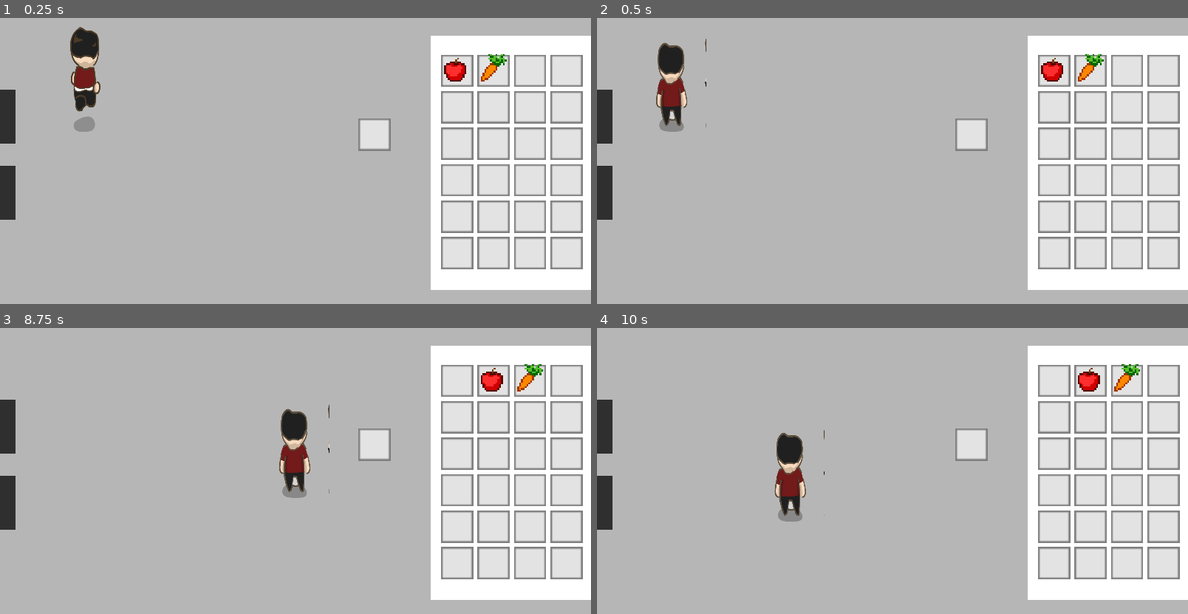
Above: before the commit, frames 1-4 (two rows, left to right).
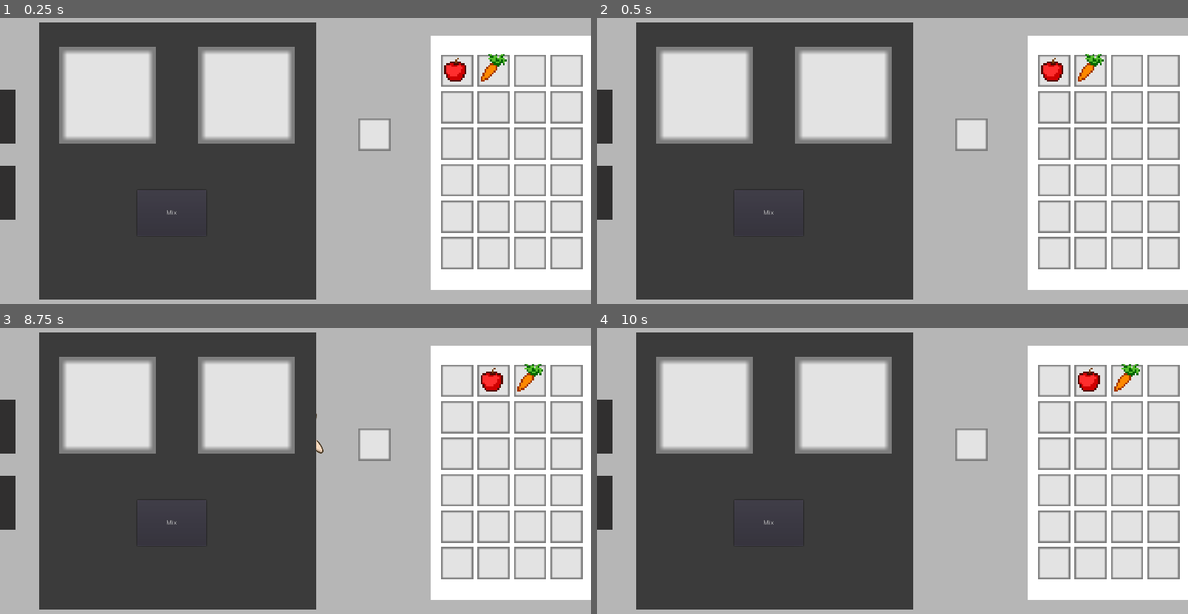
Above: after the commit, the same moments.

Repository: ArcherWike/GameJam-Project-2022
Game: Godot game, scene res://World/World.tscn
Two runs of this game, one before a commit and one after it. Both use one fixed random seed, a clock stepped at 60 frames per second and the inputs below. The project has no main scene, so this scene is started directly.
Inputs (mouse positions are in pixels of both pictures, inside the frame that each line leads up to):
- Up to frame 1 (0.25 s): no input
- Up to frame 2 (0.5 s): no input
- Up to frame 3 (8.75 s): move the mouse to (372, 445) at 0.52 s; hold Right (ui_right) 0.53-1.28 s; hold E (interaction) 0.53-1.28 s; click (372, 445) at 0.67 s; move the mouse to (455, 379) at 1.27 s; hold Down (ui_down) 1.28-2.03 s; tap E (interaction) every 1.5 s from 1.35 to 7.35 s; click (455, 379) at 1.42 s; move the mouse to (496, 379) at 2.02 s; hold Right (ui_right) 2.03-2.78 s; hold E (interaction) 2.03-2.78 s; click (496, 379) at 2.17 s; move the mouse to (531, 379) at 2.77 s; hold Up (ui_up) 2.78-3.53 s; click (531, 379) at 2.92 s; move the mouse to (567, 379) at 3.52 s; hold E (interaction) 3.53-4.28 s; hold Left (ui_left) 3.53-5.03 s; click (567, 379) at 3.67 s; move the mouse to (455, 416) at 4.27 s; click (455, 416) at 4.42 s; move the mouse to (496, 416) at 5.02 s; hold Down (ui_down) 5.03-5.78 s; hold E (interaction) 5.03-5.78 s; click (496, 416) at 5.17 s; move the mouse to (531, 416) at 5.77 s; hold Right (ui_right) 5.78-6.53 s; click (531, 416) at 5.92 s; move the mouse to (567, 416) at 6.52 s; hold Up (ui_up) 6.53-7.28 s; hold E (interaction) 6.53-7.28 s; click (567, 416) at 6.67 s; move the mouse to (455, 453) at 7.27 s; hold Right (ui_right) 7.28-8.03 s; click (455, 453) at 7.42 s; move the mouse to (496, 453) at 8.02 s; hold Down (ui_down) from 8.03 s (still down); hold E (interaction) from 8.03 s (still down); click (496, 453) at 8.17 s
- Up to frame 4 (10 s): move the mouse to (1128, 453) at 8.77 s; release Down (ui_down) at 8.78 s; release E (interaction) at 8.78 s; hold Left (ui_left) 8.78-9.53 s; tap E (interaction) at 8.85 s; click (1128, 453) at 8.92 s; move the mouse to (1069, 522) at 9.52 s; hold Up (ui_up) from 9.53 s (still down); hold E (interaction) from 9.53 s (still down); click (1069, 522) at 9.67 s

The runs differ from the first frame. In frame 1, 44% of the frame differs, in the area x 6-54%, y 1-99%; in frame 2, 45%; in frame 3, 45%, in the area x 6-56%, y 1-99%; in frame 4, 44%.

Commit message:
wrzucam ludka

Diff:
--- a/Files/Player/Player.gd
+++ b/Files/Player/Player.gd
@@ -4,8 +4,10 @@
 var FRICTION = 350
 
 var velocity = Vector2.ZERO
-func _ready():
-	$AnimationPlayer.play("go_up")
+
+onready var animationTree = $AnimationTree
+onready var animation = $AnimationPlayer
+onready var animationState = animationTree.get("parameters/playback")
 
 func _physics_process(delta):
 	var input_vector = Vector2.ZERO
@@ -13,8 +15,13 @@
 	input_vector.y = Input.get_action_strength("ui_down") - Input.get_action_strength("ui_up")
 	input_vector = input_vector.normalized()
 	if input_vector != Vector2.ZERO:
+		animationTree.set("parameters/Stand/blend_position", input_vector)
+		animationTree.set("parameters/Idle/blend_position", input_vector)
+		animationState.travel("Idle")
 		velocity = velocity.move_toward(input_vector * MAX_SPEED, ACCELERATION * delta)
 	else:
+		animationState.travel("Stand")
+		#animation.play("stand")
 		velocity = velocity.move_toward(Vector2.ZERO, FRICTION * delta)
 
 	velocity = move_and_slide(velocity)
--- a/Files/Player/Player.tscn
+++ b/Files/Player/Player.tscn
@@ -31,6 +31,104 @@
 "transitions": PoolRealArray( 1 ),
 "update": 0,
 "values": [ 4 ]
+}
+tracks/2/type = "value"
+tracks/2/path = NodePath("Sprite:flip_h")
+tracks/2/interp = 1
+tracks/2/loop_wrap = true
+tracks/2/imported = false
+tracks/2/enabled = true
+tracks/2/keys = {
+"times": PoolRealArray( 0 ),
+"transitions": PoolRealArray( 1 ),
+"update": 0,
+"values": [ true ]
+}
+
+[sub_resource type="Animation" id=4]
+resource_name = "go_down"
+length = 1.4
+loop = true
+tracks/0/type = "value"
+tracks/0/path = NodePath("Sprite:frame")
+tracks/0/interp = 1
+tracks/0/loop_wrap = true
+tracks/0/imported = false
+tracks/0/enabled = true
+tracks/0/keys = {
+"times": PoolRealArray( 0, 0.7 ),
+"transitions": PoolRealArray( 1, 1 ),
+"update": 1,
+"values": [ 1, 4 ]
+}
+tracks/1/type = "value"
+tracks/1/path = NodePath("Sprite:flip_h")
+tracks/1/interp = 1
+tracks/1/loop_wrap = true
+tracks/1/imported = false
+tracks/1/enabled = true
+tracks/1/keys = {
+"times": PoolRealArray( 0, 0.4, 0.9, 1.3 ),
+"transitions": PoolRealArray( 1, 1, 1, 1 ),
+"update": 1,
+"values": [ false, true, false, true ]
+}
+
+[sub_resource type="Animation" id=5]
+resource_name = "go_left"
+length = 0.6
+loop = true
+tracks/0/type = "value"
+tracks/0/path = NodePath("Sprite:frame")
+tracks/0/interp = 1
+tracks/0/loop_wrap = true
+tracks/0/imported = false
+tracks/0/enabled = true
+tracks/0/keys = {
+"times": PoolRealArray( 0, 0.3 ),
+"transitions": PoolRealArray( 1, 1 ),
+"update": 1,
+"values": [ 3, 2 ]
+}
+tracks/1/type = "value"
+tracks/1/path = NodePath("Sprite:flip_h")
+tracks/1/interp = 1
+tracks/1/loop_wrap = true
+tracks/1/imported = false
+tracks/1/enabled = true
+tracks/1/keys = {
+"times": PoolRealArray( 0 ),
+"transitions": PoolRealArray( 1 ),
+"update": 1,
+"values": [ true ]
+}
+
+[sub_resource type="Animation" id=6]
+resource_name = "go_right"
+loop = true
+tracks/0/type = "value"
+tracks/0/path = NodePath("Sprite:flip_h")
+tracks/0/interp = 1
+tracks/0/loop_wrap = true
+tracks/0/imported = false
+tracks/0/enabled = true
+tracks/0/keys = {
+"times": PoolRealArray( 0 ),
+"transitions": PoolRealArray( 1 ),
+"update": 1,
+"values": [ false ]
+}
+tracks/1/type = "value"
+tracks/1/path = NodePath("Sprite:frame")
+tracks/1/interp = 1
+tracks/1/loop_wrap = true
+tracks/1/imported = false
+tracks/1/enabled = true
+tracks/1/keys = {
+"times": PoolRealArray( 0, 0.5 ),
+"transitions": PoolRealArray( 1, 1 ),
+"update": 1,
+"values": [ 3, 2 ]
 }
 
 [sub_resource type="Animation" id=3]
@@ -59,11 +157,177 @@
 "times": PoolRealArray( 0, 0.3 ),
 "transitions": PoolRealArray( 1, 1 ),
 "update": 1,
-"values": [ 4, 5 ]
-}
+"values": [ 5, 6 ]
+}
+tracks/2/type = "value"
+tracks/2/path = NodePath("Sprite:flip_h")
+tracks/2/interp = 1
+tracks/2/loop_wrap = true
+tracks/2/imported = false
+tracks/2/enabled = true
+tracks/2/keys = {
+"times": PoolRealArray( 0 ),
+"transitions": PoolRealArray( 1 ),
+"update": 1,
+"values": [ false ]
+}
+
+[sub_resource type="Animation" id=7]
+resource_name = "stand"
+length = 1.4
+loop = true
+tracks/0/type = "value"
+tracks/0/path = NodePath("Sprite:frame")
+tracks/0/interp = 1
+tracks/0/loop_wrap = true
+tracks/0/imported = false
+tracks/0/enabled = true
+tracks/0/keys = {
+"times": PoolRealArray( 0, 0.7 ),
+"transitions": PoolRealArray( 1, 1 ),
+"update": 1,
+"values": [ 0, 1 ]
+}
+
+[sub_resource type="Animation" id=16]
+resource_name = "stand_left"
+loop = true
+tracks/0/type = "value"
+tracks/0/path = NodePath("Sprite:flip_h")
+tracks/0/interp = 1
+tracks/0/loop_wrap = true
+tracks/0/imported = false
+tracks/0/enabled = true
+tracks/0/keys = {
+"times": PoolRealArray( 0 ),
+"transitions": PoolRealArray( 1 ),
+"update": 1,
+"values": [ true ]
+}
+tracks/1/type = "value"
+tracks/1/path = NodePath("Sprite:frame")
+tracks/1/interp = 1
+tracks/1/loop_wrap = true
+tracks/1/imported = false
+tracks/1/enabled = true
+tracks/1/keys = {
+"times": PoolRealArray( 0 ),
+"transitions": PoolRealArray( 1 ),
+"update": 1,
+"values": [ 3 ]
+}
+
+[sub_resource type="Animation" id=15]
+resource_name = "stand_right"
+loop = true
+tracks/0/type = "value"
+tracks/0/path = NodePath("Sprite:flip_h")
+tracks/0/interp = 1
+tracks/0/loop_wrap = true
+tracks/0/imported = false
+tracks/0/enabled = true
+tracks/0/keys = {
+"times": PoolRealArray( 0 ),
+"transitions": PoolRealArray( 1 ),
+"update": 1,
+"values": [ false ]
+}
+tracks/1/type = "value"
+tracks/1/path = NodePath("Sprite:frame")
+tracks/1/interp = 1
+tracks/1/loop_wrap = true
+tracks/1/imported = false
+tracks/1/enabled = true
+tracks/1/keys = {
+"times": PoolRealArray( 0 ),
+"transitions": PoolRealArray( 1 ),
+"update": 1,
+"values": [ 3 ]
+}
+
+[sub_resource type="Animation" id=17]
+resource_name = "stand_up"
+loop = true
+tracks/0/type = "value"
+tracks/0/path = NodePath("Sprite:frame")
+tracks/0/interp = 1
+tracks/0/loop_wrap = true
+tracks/0/imported = false
+tracks/0/enabled = true
+tracks/0/keys = {
+"times": PoolRealArray( 0 ),
+"transitions": PoolRealArray( 1 ),
+"update": 1,
+"values": [ 5 ]
+}
+
+[sub_resource type="AnimationNodeAnimation" id=10]
+animation = "go_left"
+
+[sub_resource type="AnimationNodeAnimation" id=11]
+animation = "go_right"
+
+[sub_resource type="AnimationNodeAnimation" id=12]
+animation = "go_down"
+
+[sub_resource type="AnimationNodeAnimation" id=13]
+animation = "go_up"
+
+[sub_resource type="AnimationNodeBlendSpace2D" id=14]
+blend_point_0/node = SubResource( 10 )
+blend_point_0/pos = Vector2( -1.1, 0 )
+blend_point_1/node = SubResource( 11 )
+blend_point_1/pos = Vector2( 1.1, 0 )
+blend_point_2/node = SubResource( 12 )
+blend_point_2/pos = Vector2( 0, 1.1 )
+blend_point_3/node = SubResource( 13 )
+blend_point_3/pos = Vector2( 0, -1.1 )
+min_space = Vector2( -1.1, -1.1 )
+max_space = Vector2( 1.1, 1.1 )
+blend_mode = 1
+
+[sub_resource type="AnimationNodeAnimation" id=18]
+animation = "stand"
+
+[sub_resource type="AnimationNodeAnimation" id=19]
+animation = "stand_up"
+
+[sub_resource type="AnimationNodeAnimation" id=20]
+animation = "stand_left"
+
+[sub_resource type="AnimationNodeAnimation" id=21]
+animation = "stand_right"
+
+[sub_resource type="AnimationNodeBlendSpace2D" id=22]
+blend_point_0/node = SubResource( 18 )
+blend_point_0/pos = Vector2( 0, 1.1 )
+blend_point_1/node = SubResource( 19 )
+blend_point_1/pos = Vector2( 0, -1.1 )
+blend_point_2/node = SubResource( 20 )
+blend_point_2/pos = Vector2( -1.1, 0 )
+blend_point_3/node = SubResource( 21 )
+blend_point_3/pos = Vector2( 1.1, 0 )
+min_space = Vector2( -1.1, -1.1 )
+max_space = Vector2( 1.1, 1.1 )
+blend_mode = 1
+
+[sub_resource type="AnimationNodeStateMachineTransition" id=23]
+
+[sub_resource type="AnimationNodeStateMachineTransition" id=24]
+
+[sub_resource type="AnimationNodeStateMachine" id=8]
+states/Idle/node = SubResource( 14 )
+states/Idle/position = Vector2( 870, 95 )
+states/Stand/node = SubResource( 22 )
+states/Stand/position = Vector2( 663, 101 )
+transitions = [ "Stand", "Idle", SubResource( 23 ), "Idle", "Stand", SubResource( 24 ) ]
+start_node = "Stand"
+
+[sub_resource type="AnimationNodeStateMachinePlayback" id=9]
 
 [node name="Player" type="KinematicBody2D"]
 position = Vector2( 33, 34 )
+scale = Vector2( 0.3, 0.3 )
 script = ExtResource( 2 )
 __meta__ = {
 "_edit_group_": true
@@ -74,14 +338,27 @@
 
 [node name="Sprite" type="Sprite" parent="."]
 position = Vector2( 1, 0 )
-scale = Vector2( 0.3, 0.4 )
 texture = ExtResource( 1 )
+flip_h = true
 hframes = 4
 vframes = 2
-frame = 5
 
 [node name="AnimationPlayer" type="AnimationPlayer" parent="."]
-autoplay = "go_up"
 reset_on_save = false
 anims/RESET = SubResource( 2 )
+anims/go_down = SubResource( 4 )
+anims/go_left = SubResource( 5 )
+anims/go_right = SubResource( 6 )
 anims/go_up = SubResource( 3 )
+anims/stand = SubResource( 7 )
+anims/stand_left = SubResource( 16 )
+anims/stand_right = SubResource( 15 )
+anims/stand_up = SubResource( 17 )
+
+[node name="AnimationTree" type="AnimationTree" parent="."]
+tree_root = SubResource( 8 )
+anim_player = NodePath("../AnimationPlayer")
+active = true
+parameters/playback = SubResource( 9 )
+parameters/Idle/blend_position = Vector2( 0, 0 )
+parameters/Stand/blend_position = Vector2( 0, 0 )
--- a/Files/World/World.gd
+++ b/Files/World/World.gd
@@ -6,7 +6,7 @@
 func _ready():
 	$Fridge/Background.hide()
 	$Fridge/szafka.hide()
-	$Fridge/miska.hide()
+	#$Fridge/miska.hide()
 
 func close():
 	$Fridge/Background.hide()
--- a/Files/World/World.tscn
+++ b/Files/World/World.tscn
@@ -43,7 +43,6 @@
 margin_bottom = 83.0
 
 [node name="Background" type="ColorRect" parent="Fridge"]
-visible = false
 margin_left = -933.0
 margin_top = -83.0
 margin_right = -58.0
@@ -58,7 +57,6 @@
 margin_bottom = -83.0
 
 [node name="miska" parent="Fridge" instance=ExtResource( 7 )]
-visible = false
 margin_left = -973.0
 margin_top = -76.0
 margin_right = -973.0
Not shown: 1 places in Files/Player/Player.tscn that only renumber resources
Binary file changed: Files/Player/postac.png
